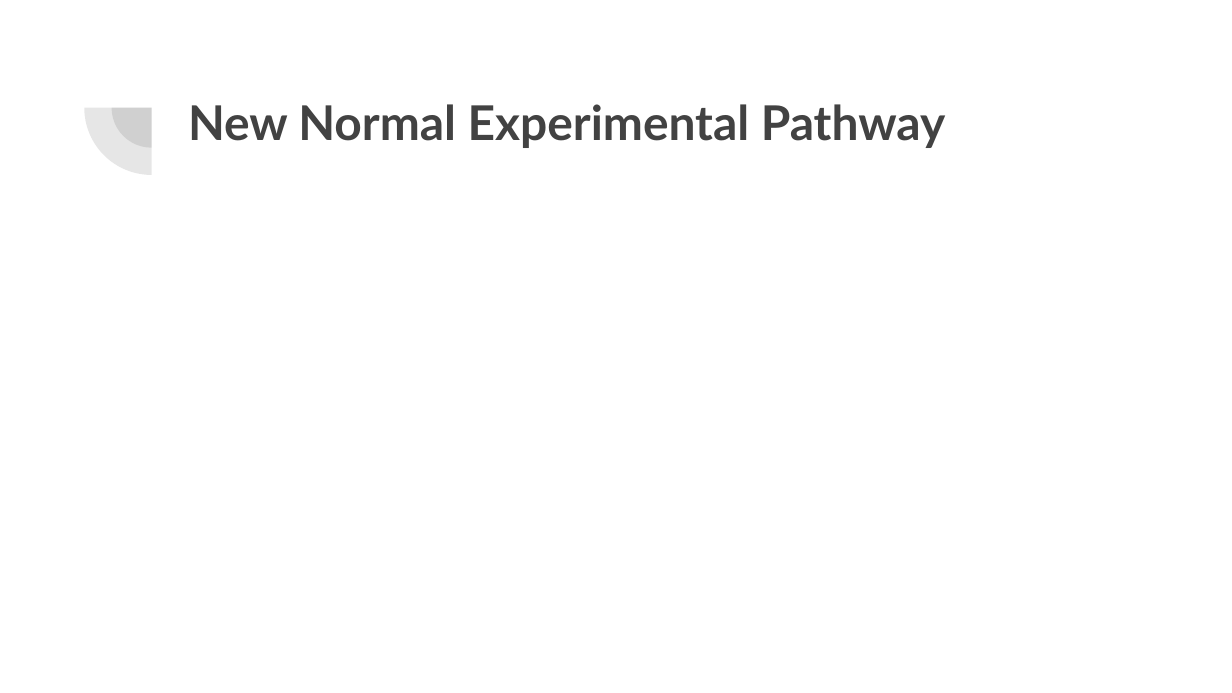
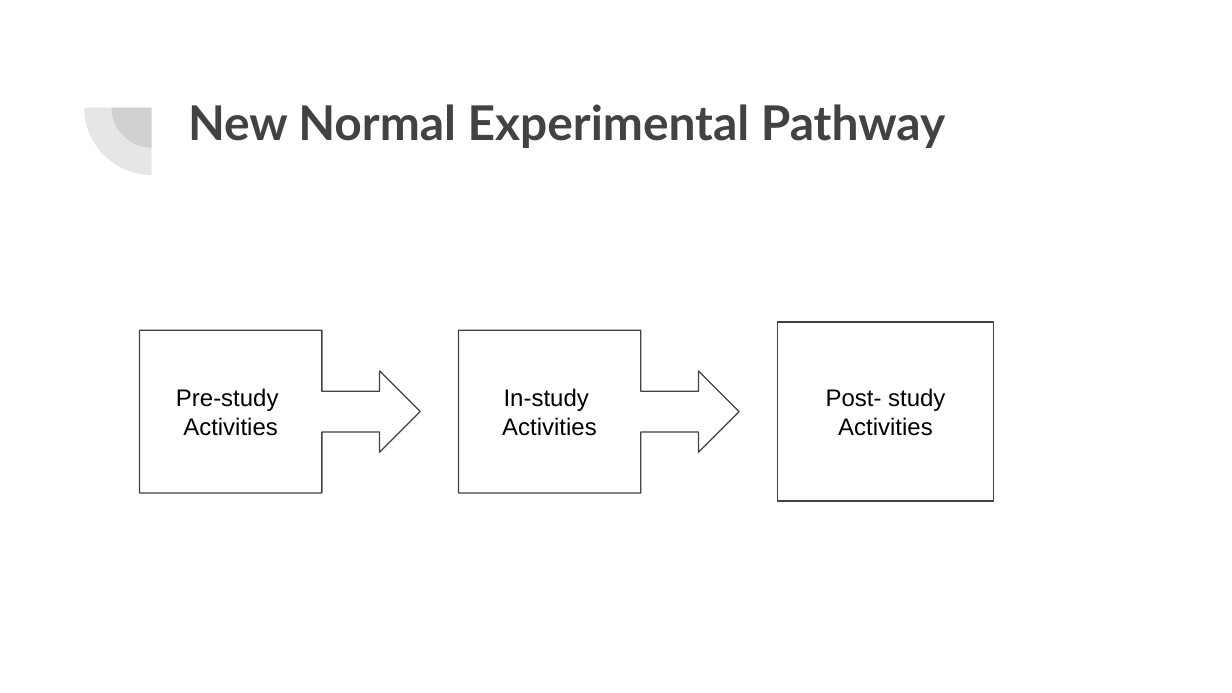
Before and after one commit to akhteralamin/presentations, a slide deck: slide 8 of Remote Semi Interview Methods.pptx (slide 7 before the commit). Drawn at 1232x693 pixels with LibreOffice and Linux fonts; fonts in the diff are those of the drawing. Boxes give left, top, right and bottom in pixels: in the first picture for what was removed or moved away, otherwise in the second. Text is boxed around its words. In the diff, an @@ line names an element or a change of style, - is before the commit and + after.

```diff
--- a/Remote Semi Interview Methods.pptx
+++ b/Remote Semi Interview Methods.pptx
@@ rectangle added at bbox=[777, 322, 994, 500], fill #FFFFFF, outline #424242 0.75 pt, 14 pt, text #000000 @@
+Post- study Activities
@@ right arrow callout added at bbox=[139, 330, 420, 493], fill #FFFFFF, outline #424242 0.75 pt, 14 pt, text #000000 @@
+Pre-study
+Activities
@@ right arrow callout added at bbox=[458, 330, 739, 493], fill #FFFFFF, outline #424242 0.75 pt, 14 pt, text #000000 @@
+In-study
+Activities
```
Also in this commit, not shown: 3 other slides changed, 7 slides added, 6 slides removed, 1 other file.
